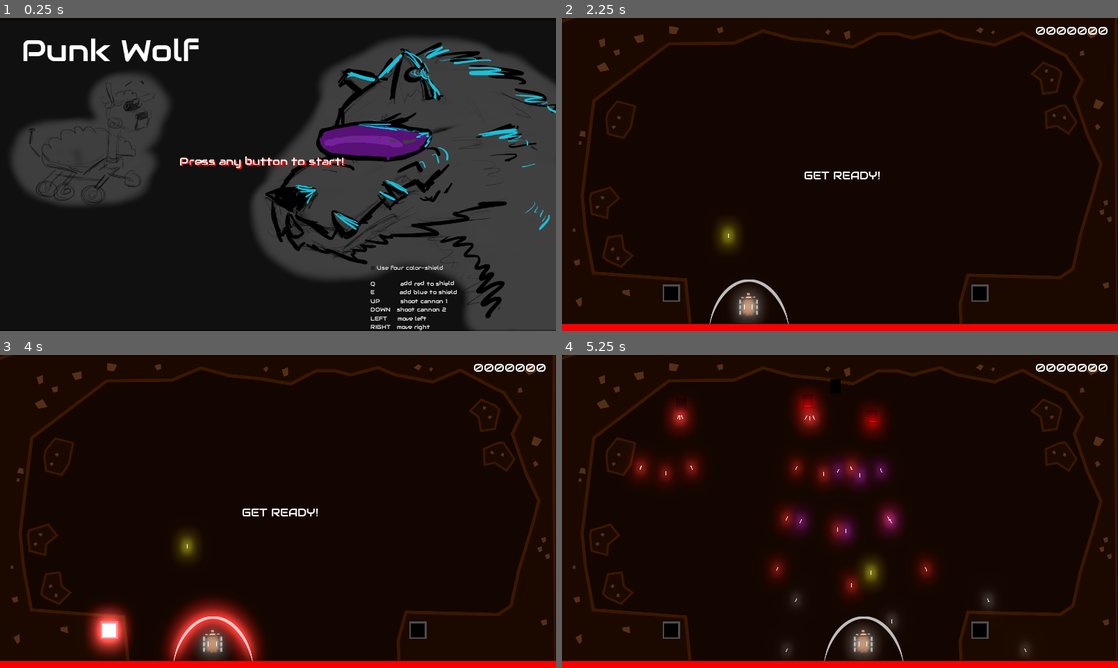
Above: before the commit, frames 1-4 (two rows, left to right).
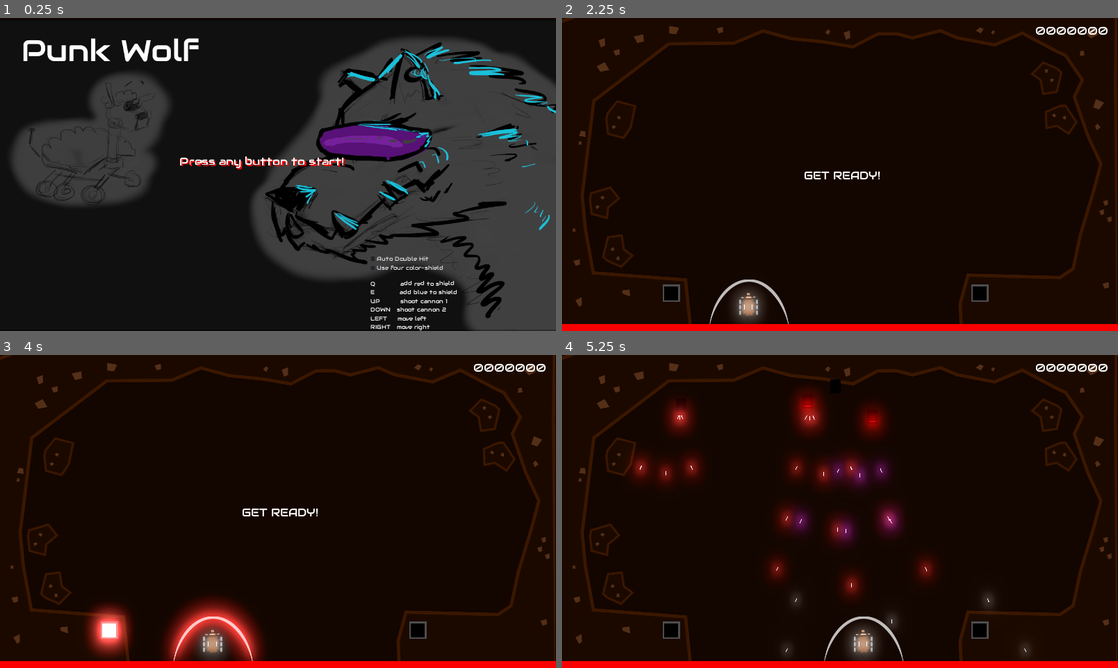
Above: after the commit, the same moments.

Repository: GameDrivenDesign/punk-wolf
Game: Godot game, scene res://scenes/newgame.tscn
Two runs of this game, one before a commit and one after it. Both use one fixed random seed, a clock stepped at 60 frames per second and the inputs below. Sound files missing from this copy of the repository are replaced by a short silence.
Inputs (mouse positions are in pixels of both pictures, inside the frame that each line leads up to):
- Up to frame 1 (0.25 s): no input
- Up to frame 2 (2.25 s): click (962, 259) at 0.5 s, where only the run after the commit has a clickable "Auto Double Hit"; click "Use four color-shield" at 1.25 s; tap Enter at 2 s; hold Right (ui_right) from 2.03 s (still down); tap Down (shoot_1) at 2.1 s
- Up to frame 3 (4 s): release Right (ui_right) at 2.78 s; hold Left (ui_left) 2.78-3.53 s; tap E (shield_blue) at 2.85 s; tap Down (shoot_1) at 3.05, 3.8 s; hold Right (ui_right) from 3.53 s (still down); hold Q (shield_red) from 3.53 s (still down)
- Up to frame 4 (5.25 s): release Q (shield_red) at 4.28 s; tap Up (shoot_0) at 4.35 s; tap Down (shoot_1) at 4.55, 5.1 s; release Right (ui_right) at 5.03 s; hold Left (ui_left) from 5.03 s (still down)

The runs differ from the first frame. In frame 1, less than 0.1% of the frame differs, in the area x 66-78%, y 76-78%; in frame 2, 0.3%, in the area x 27-32%, y 65-74%; in frame 3, 0.3%; in frame 4, 0.3%.

Commit message:
auto crits for easier single player debug

Diff:
--- a/global.gd
+++ b/global.gd
@@ -11,6 +11,7 @@
 const rb = Color(3.5, 1, 3.5)
 
 var useFourColors = false
+var useAutoCrits = false
 
 const _rrb = Color(4, 1, 2)
 const _rbb = Color(2.5, 1, 4.5)
--- a/scenes/newgame.gd
+++ b/scenes/newgame.gd
@@ -3,12 +3,14 @@
 func _input(event):
 	if event is InputEventKey:
 		Global.useFourColors = $FourColorsCheckBox.pressed
+		Global.useAutoCrits = $AutoCritCheckBox.pressed
 		var err = get_tree().change_scene("res://game.tscn")
 		if err != OK:
 			print(err)
 
 func _ready():
 	$FourColorsCheckBox.pressed = Global.useFourColors
+	$AutoCritCheckBox.pressed = Global.useAutoCrits
 	get_current_highscore()
 
 func get_current_highscore():
--- a/scenes/newgame.tscn
+++ b/scenes/newgame.tscn
@@ -59,6 +59,17 @@
 "_edit_use_anchors_": false
 }
 
+[node name="AutoCritCheckBox" type="CheckBox" parent="."]
+margin_left = 1061.0
+margin_top = 677.0
+margin_right = 1231.0
+margin_bottom = 706.0
+custom_fonts/font = ExtResource( 4 )
+text = "Auto Double Hit"
+__meta__ = {
+"_edit_use_anchors_": false
+}
+
 [node name="FourColorsCheckBox" type="CheckBox" parent="."]
 margin_left = 1061.36
 margin_top = 703.585
--- a/sheep/sheep.gd
+++ b/sheep/sheep.gd
@@ -32,13 +32,13 @@
 
 	if Input.is_action_just_pressed("shoot_0"):
 		shoot(0)
-	if Input.is_action_just_pressed("shoot_1"):
+	if Input.is_action_just_pressed("shoot_1") and not Global.useAutoCrits:
 		shoot(1)
 
 	velocity = velocity.normalized() * speed
 
 func was_shot_recently(cannon_index):
-	return timeout_cannons[cannon_index] >= CANNON_TIMEOUT - TWOSHOT_INTERVAL
+	return Global.useAutoCrits or timeout_cannons[cannon_index] >= CANNON_TIMEOUT - TWOSHOT_INTERVAL
 
 func shoot(cannon_index):
 	if timeout_cannons[cannon_index] <= 0:
